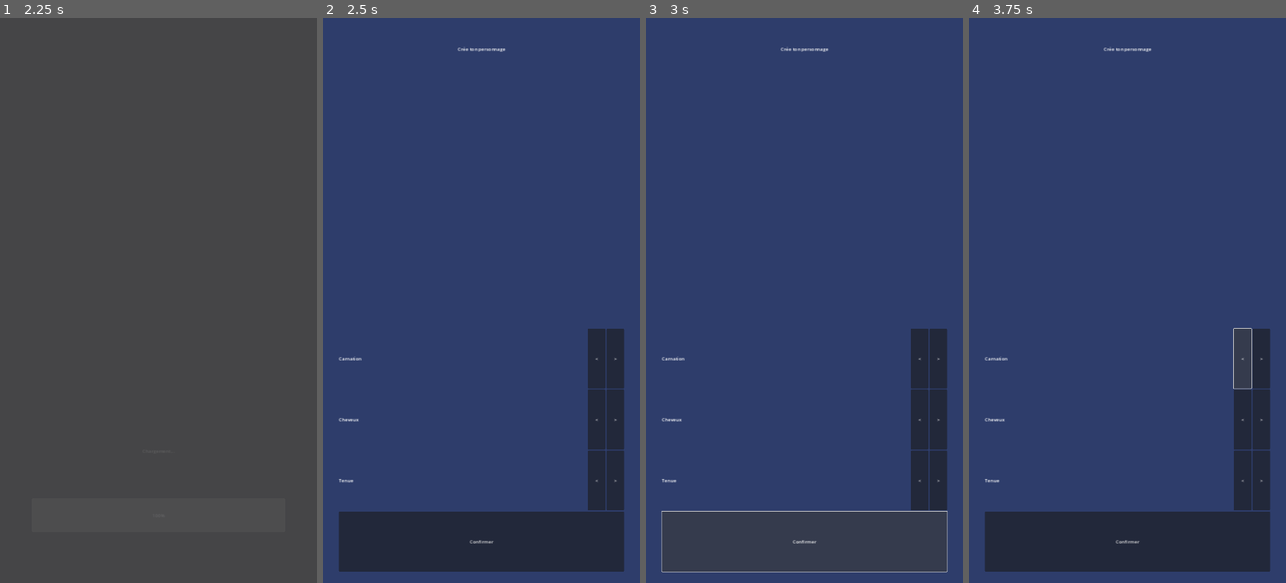
Above: before the commit, frames 1-4 (left to right).
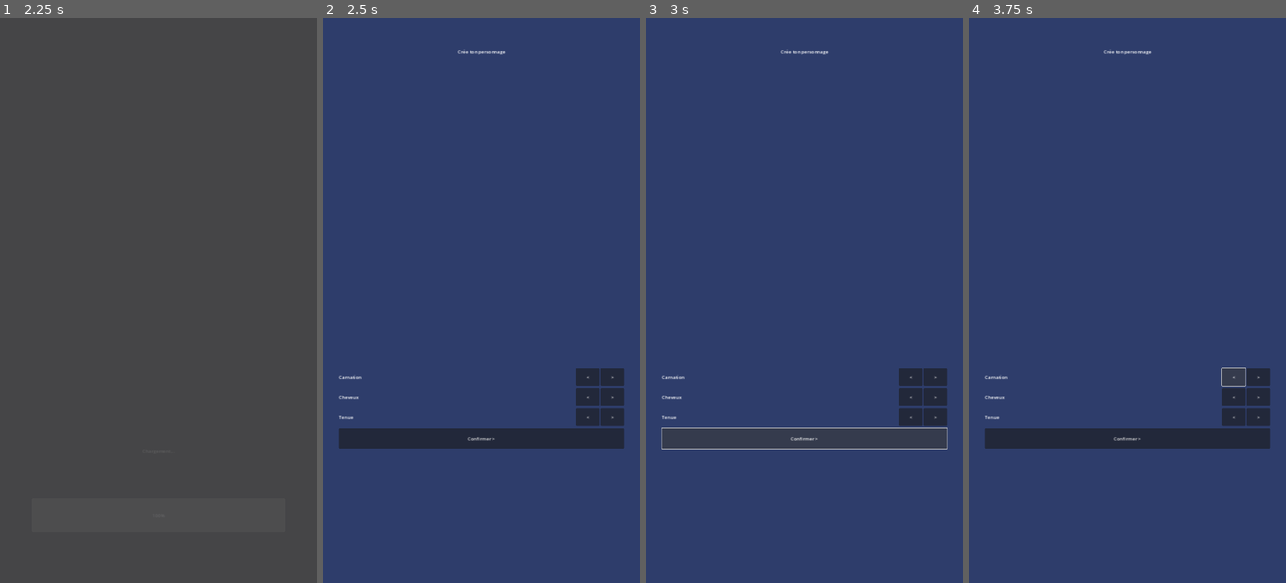
Above: after the commit, the same moments.

Repository: aineotech/BibleWorldKids-Godot
Game: Godot game, scene res://_Game/Scenes/Boot.tscn
Two runs of this game, one before a commit and one after it. Both use one fixed random seed, a clock stepped at 60 frames per second and the inputs below.
Inputs (mouse positions are in pixels of both pictures, inside the frame that each line leads up to):
- Up to frame 1 (2.25 s): tap Enter at 0.5 s; move the mouse to (228, 272) at 0.52 s; hold Right (ui_right) 0.53-1.25 s; hold Space (action_principale) 0.53-1.25 s; click (228, 272) at 0.67 s; drag from (95, 328) to (142, 413) at 1.27 s; tap Space (action_principale) at 2 s; move the mouse to (190, 176) at 2.02 s; hold Right (ui_right) from 2.03 s (still down); hold Space (action_principale) from 2.03 s (still down)
- Up to frame 2 (2.5 s): keep holding Right (ui_right); keep holding Space (action_principale)
- Up to frame 3 (3 s): release Right (ui_right) at 2.75 s; release Space (action_principale) at 2.75 s; click "Confirmer" (after the commit: "Confirmer >") at 2.75 s
- Up to frame 4 (3.75 s): click "<" at 3.5 s

Frame 1 is identical in both runs. In frame 2, 15% of the frame differs, in the area x 4-95%, y 5-98%; in frame 3, 16%, in the area x 4-96%, y 5-99%; in frame 4, 15%.
Error in both runs: Invalid call. Nonexistent function 'changer_carnation' in base 'Nil'. (res://_Game/Scripts/UI/UIPersonnalisation.gd:34)

Commit message:
fix(scene): hauteurs fixes sur les lignes du CreateurAvatar
size_flags_vertical=EXPAND faisait occuper 1/4 ecran a chaque ligne.
custom_minimum_size=60px garantit des lignes compactes et visibles.

Co-Authored-By: Claude Sonnet 4.6 <noreply@anthropic.com>

Diff:
--- a/_Game/Scenes/CreateurAvatar.tscn
+++ b/_Game/Scenes/CreateurAvatar.tscn
@@ -22,7 +22,7 @@
 anchor_left = 0.0
 anchor_top = 0.02
 anchor_right = 1.0
-anchor_bottom = 0.09
+anchor_bottom = 0.1
 grow_horizontal = 2
 grow_vertical = 2
 text = "Crée ton personnage"
@@ -35,7 +35,7 @@
 couche_vetement = NodePath("Vetement")
 couche_cheveux = NodePath("Cheveux")
 couche_accessoire = NodePath("Accessoire")
-position = Vector2(540, 400)
+position = Vector2(540, 500)
 
 [node name="Corps" type="Sprite2D" parent="Avatar"]
 
@@ -47,15 +47,16 @@
 
 [node name="Controles" type="VBoxContainer" parent="."]
 anchor_left = 0.05
-anchor_top = 0.55
+anchor_top = 0.62
 anchor_right = 0.95
-anchor_bottom = 0.98
+anchor_bottom = 1.0
 grow_horizontal = 2
 grow_vertical = 2
+theme_override_constants/separation = 8
 
 [node name="LigneCarnation" type="HBoxContainer" parent="Controles"]
+custom_minimum_size = Vector2(0, 60)
 size_flags_horizontal = 3
-size_flags_vertical = 3
 
 [node name="LblCarnation" type="Label" parent="Controles/LigneCarnation"]
 text = "Carnation"
@@ -63,16 +64,16 @@
 vertical_alignment = 1
 
 [node name="BtnCarnationMoins" type="Button" parent="Controles/LigneCarnation"]
-custom_minimum_size = Vector2(60, 0)
+custom_minimum_size = Vector2(80, 60)
 text = " < "
 
 [node name="BtnCarnationPlus" type="Button" parent="Controles/LigneCarnation"]
-custom_minimum_size = Vector2(60, 0)
+custom_minimum_size = Vector2(80, 60)
 text = " > "
 
 [node name="LigneCheveux" type="HBoxContainer" parent="Controles"]
+custom_minimum_size = Vector2(0, 60)
 size_flags_horizontal = 3
-size_flags_vertical = 3
 
 [node name="LblCheveux" type="Label" parent="Controles/LigneCheveux"]
 text = "Cheveux"
@@ -80,16 +81,16 @@
 vertical_alignment = 1
 
 [node name="BtnCheveuxMoins" type="Button" parent="Controles/LigneCheveux"]
-custom_minimum_size = Vector2(60, 0)
+custom_minimum_size = Vector2(80, 60)
 text = " < "
 
 [node name="BtnCheveuxPlus" type="Button" parent="Controles/LigneCheveux"]
-custom_minimum_size = Vector2(60, 0)
+custom_minimum_size = Vector2(80, 60)
 text = " > "
 
 [node name="LigneTenue" type="HBoxContainer" parent="Controles"]
+custom_minimum_size = Vector2(0, 60)
 size_flags_horizontal = 3
-size_flags_vertical = 3
 
 [node name="LblTenue" type="Label" parent="Controles/LigneTenue"]
 text = "Tenue"
@@ -97,15 +98,14 @@
 vertical_alignment = 1
 
 [node name="BtnTenueMoins" type="Button" parent="Controles/LigneTenue"]
-custom_minimum_size = Vector2(60, 0)
+custom_minimum_size = Vector2(80, 60)
 text = " < "
 
 [node name="BtnTenuePlus" type="Button" parent="Controles/LigneTenue"]
-custom_minimum_size = Vector2(60, 0)
+custom_minimum_size = Vector2(80, 60)
 text = " > "
 
 [node name="BtnConfirmer" type="Button" parent="Controles"]
 size_flags_horizontal = 3
-size_flags_vertical = 3
-custom_minimum_size = Vector2(0, 50)
-text = "Confirmer"
+custom_minimum_size = Vector2(0, 70)
+text = "Confirmer >"
